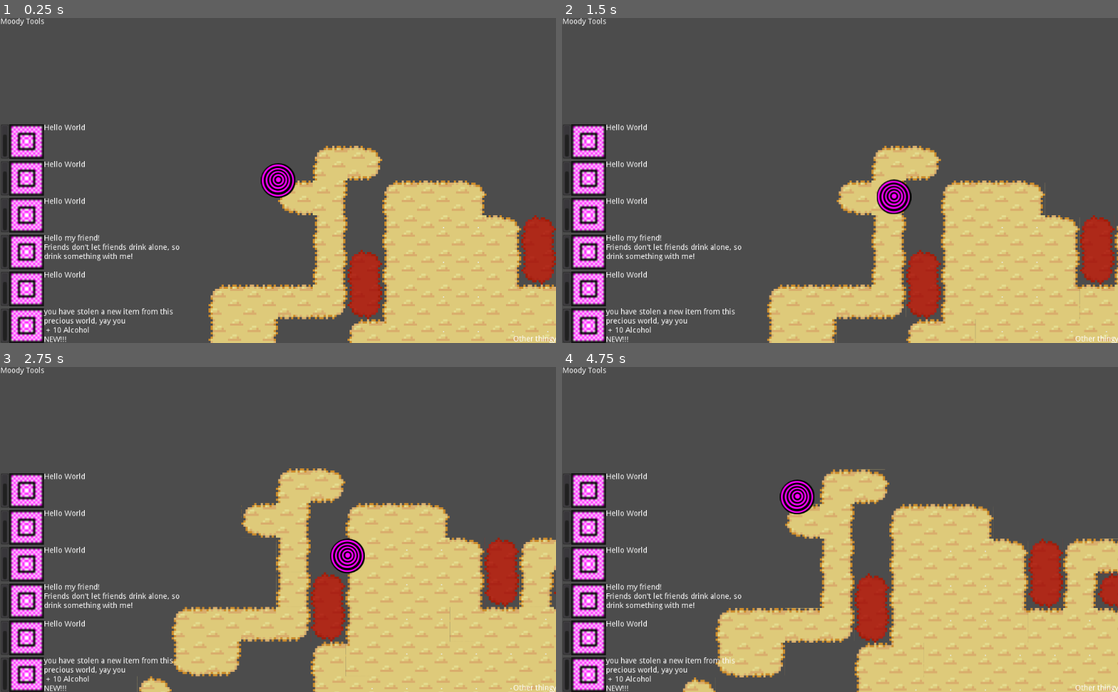
Above: before the commit, frames 1-4 (two rows, left to right).
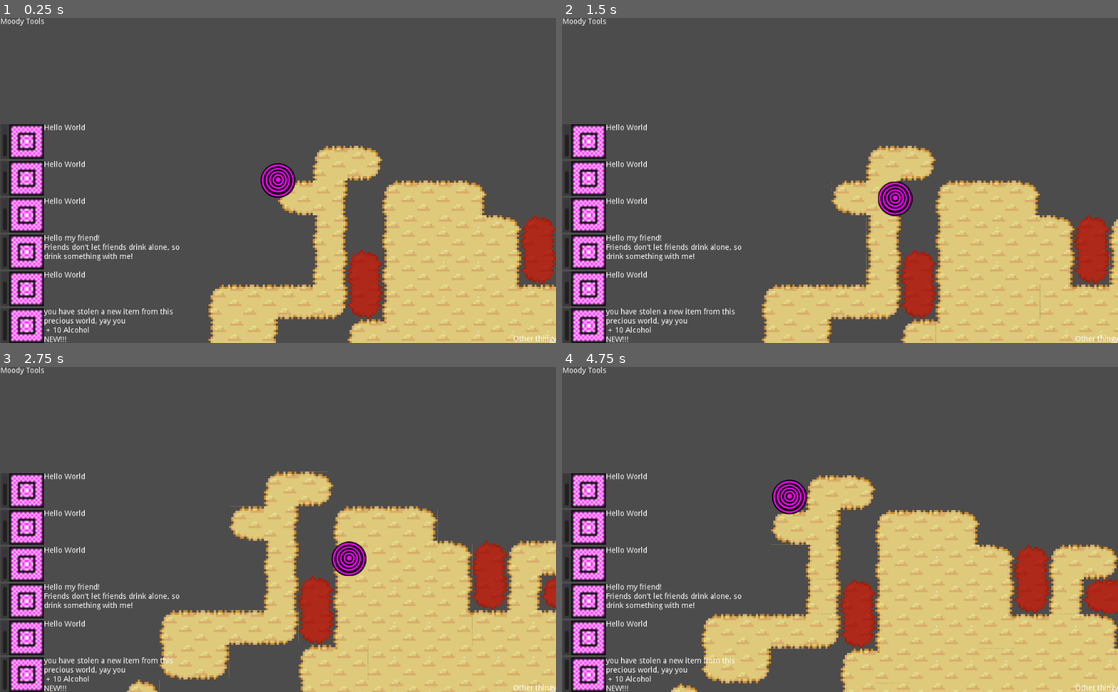
Above: after the commit, the same moments.

Repository: xFrednet/moody-tools
Game: Godot game, scene res://in_game.tscn
Same seed, same stepped clock (60 frames per second), same inputs: the game is played once before the commit and once after it.
Inputs (mouse positions are in pixels of both pictures, inside the frame that each line leads up to):
- Up to frame 1 (0.25 s): no input
- Up to frame 2 (1.5 s): tap Enter at 0.5 s; move the mouse to (962, 164) at 0.52 s; hold D (right) 0.53-1.28 s; click (962, 164) at 0.67 s; move the mouse to (728, 196) at 1.27 s; hold S (down) from 1.28 s (still down)
- Up to frame 3 (2.75 s): move the mouse to (333, 458) at 2.02 s; release S (down) at 2.03 s; hold D (right) from 2.03 s (still down)
- Up to frame 4 (4.75 s): move the mouse to (812, 594) at 2.77 s; release D (right) at 2.78 s; hold W (up) 2.78-3.53 s; click (812, 594) at 2.92 s; move the mouse to (1006, 578) at 3.52 s; hold A (left) from 3.53 s (still down); move the mouse to (673, 480) at 4.27 s

The runs differ from the first frame. In frame 1, less than 0.1% of the frame differs, in the area x 47-54%, y 46-55%; in frame 2, 6.2%; in frame 3, 13%; in frame 4, 14%, in the area x 19-100%, y 31-100%.

Commit message:
The mood effects the speed

Diff:
--- a/tools/boots/dunk_boots.gd
+++ b/tools/boots/dunk_boots.gd
@@ -2,9 +2,9 @@
 
 class_name DunkBoots
 
-const BASE_SPEED = 6000
-const ALC_MULTIPLIER = 2000
-const AGE_MULTIPLIER = 3000
+const BASE_SPEED = 2000
+const ALC_MULTIPLIER = 4000
+const MOOD_MULTIPLIER = 8000
 const MIN_ALC_LEVEL = 20
 const DRUNK_MOTION_SPEED = 1500
 
@@ -53,7 +53,7 @@
 
 	match drunk_level:
 		0, 1:
-			return (input_motion * speed) + (drunk_motion * DRUNK_MOTION_SPEED * delta)
+			return (input_motion * speed) + (drunk_motion * DRUNK_MOTION_SPEED * delta * 0.5)
 		2:
 			var rot = sin(self.delta * 10) * randf() * 0.5
 			return (input_motion.rotated(rot) * speed) + (drunk_motion * DRUNK_MOTION_SPEED * delta * 0.5)
@@ -115,10 +115,10 @@
 	match drunk_level:
 		0:
 			var rot = sin(self.delta * 75)
-			drunk_motion = Vector2(500 * rot, 0)
+			drunk_motion = Vector2(50 * rot, 0)
 		1:
 			var rot = sin(self.delta * 75)
-			drunk_motion = Vector2(100 * rot, 0)
+			drunk_motion = Vector2(10 * rot, 0)
 		2:
 			drunk_motion = Vector2()
 		3, 4:
@@ -135,7 +135,7 @@
 	var alc_sensation = (alc_level - MIN_ALC_LEVEL) / 100.0
 	return (BASE_SPEED +
 		ALC_MULTIPLIER * (alc_sensation * alc_sensation) +
-		AGE_MULTIPLIER * ((max_age - age) / max_age)) * delta
+		MOOD_MULTIPLIER * (get_mood() / 100)) * delta
 
 func _change_alc(change: float) -> void:
 	alc_level = clamp(alc_level + change, 0.0, 100.0)
